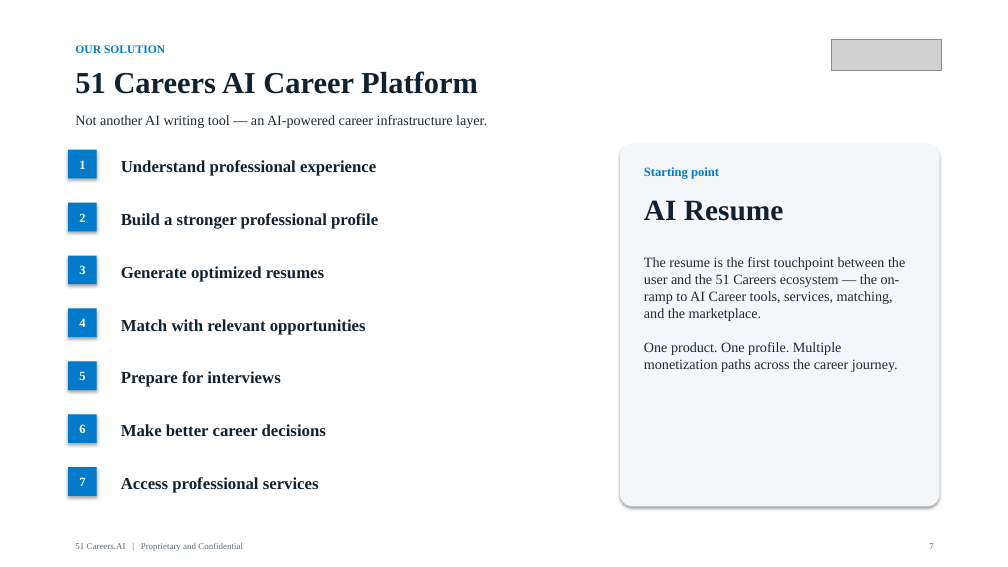
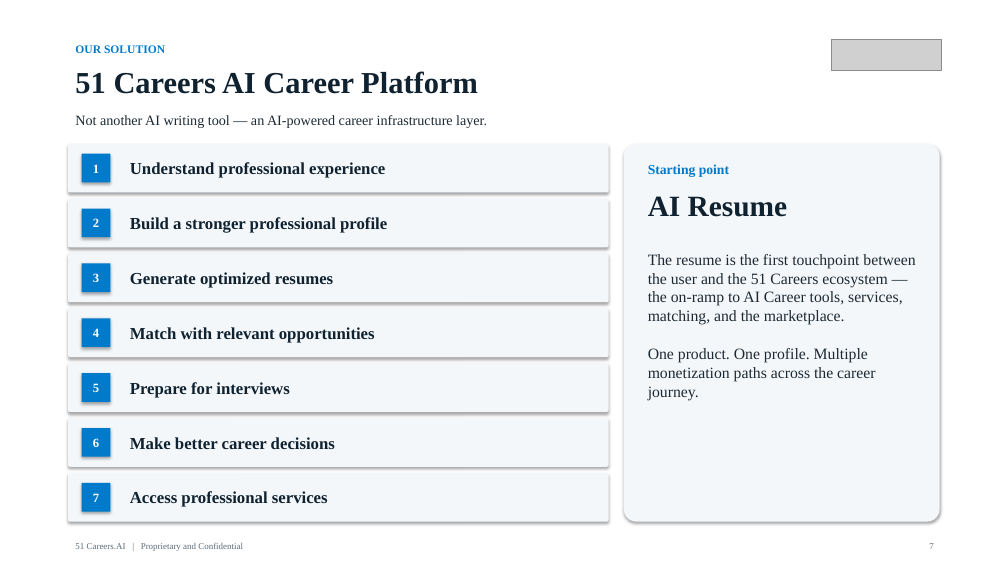
Before and after one commit to anthonyleedu/anthonyleedu, a slide deck: slide 7 of 51Careers_AI_Investor_Overview.pptx. Drawn at 1008x567 pixels with LibreOffice and Linux fonts; fonts in the diff are those of the drawing; grey boxes stand for pictures. Boxes give left, top, right and bottom in pixels: in the first picture for what was removed or moved away, otherwise in the second. Text is boxed around its words. In the diff, an @@ line names an element or a change of style, - is before the commit and + after.

```diff
--- a/51Careers_AI_Investor_Overview.pptx
+++ b/51Careers_AI_Investor_Overview.pptx
@@ rounded rectangle added at [68,144,609,193], fill #F3F7FA @@
@@ text "Understand professional experience": place and size @@
-text "Understand professional experience" at [121,160,376,176]
+text "Understand professional experience" at [130,162,385,178]
@@ rounded rectangle: place and size @@
-rounded rectangle at [620,144,940,507]
+rounded rectangle at [624,144,940,522]
@@ text "Starting point" at [648,164,729,177]: size 12 to 13 pt @@
@@ rounded rectangle added at [68,199,609,248], fill #F3F7FA @@
@@ text "Build a stronger professional profile": place and size @@
-text "Build a stronger professional profile" at [121,213,378,229]
+text "Build a stronger professional profile" at [130,217,387,233]
@@ text "AI Resume": place and size @@
-text "AI Resume" at [644,200,783,221]
+text "AI Resume" at [648,196,787,217]
@@ rounded rectangle added at [68,253,609,302], fill #F3F7FA @@
@@ 3 texts, 3 rectangles: place and size @@
-3 texts, 3 rectangles at [68,150,97,284]
+3 texts, 3 rectangles at [82,154,110,292]
@@ text "Generate optimized resumes": place and size @@
-text "Generate optimized resumes" at [121,266,324,282]
+text "Generate optimized resumes" at [130,272,333,288]
@@ text "The resume is the first ..." at [648,254,915,400]: size 13.5 to 15 pt @@
@@ rounded rectangle added at [68,309,609,358], fill #F3F7FA @@
@@ text "4": place and size @@
-text "4" at [79,318,85,327]
+text "4" at [93,328,99,337]
@@ rectangle: place and size @@
-rectangle at [68,309,97,337]
+rectangle at [82,318,110,347]
@@ text "Match with relevant opportunities": place and size @@
-text "Match with relevant opportunities" at [121,319,366,335]
+text "Match with relevant opportunities" at [130,327,375,343]
@@ rounded rectangle added at [68,363,609,412], fill #F3F7FA @@
@@ text "Prepare for interviews": place and size @@
-text "Prepare for interviews" at [121,371,280,387]
+text "Prepare for interviews" at [130,382,289,398]
@@ rounded rectangle added at [68,418,609,467], fill #F3F7FA @@
@@ text "Make better career decisions": place and size @@
-text "Make better career decisions" at [121,424,326,436]
+text "Make better career decisions" at [130,437,335,449]
@@ rounded rectangle added at [68,473,609,522], fill #F3F7FA @@
@@ text "Access professional services": place and size @@
-text "Access professional services" at [121,477,319,493]
+text "Access professional services" at [130,491,328,507]
@@ 3 texts, 3 rectangles: place and size @@
-3 texts, 3 rectangles at [68,361,97,496]
+3 texts, 3 rectangles at [82,374,110,512]
```
Also in this commit, not shown: 28 other slides changed, 1 other file.
